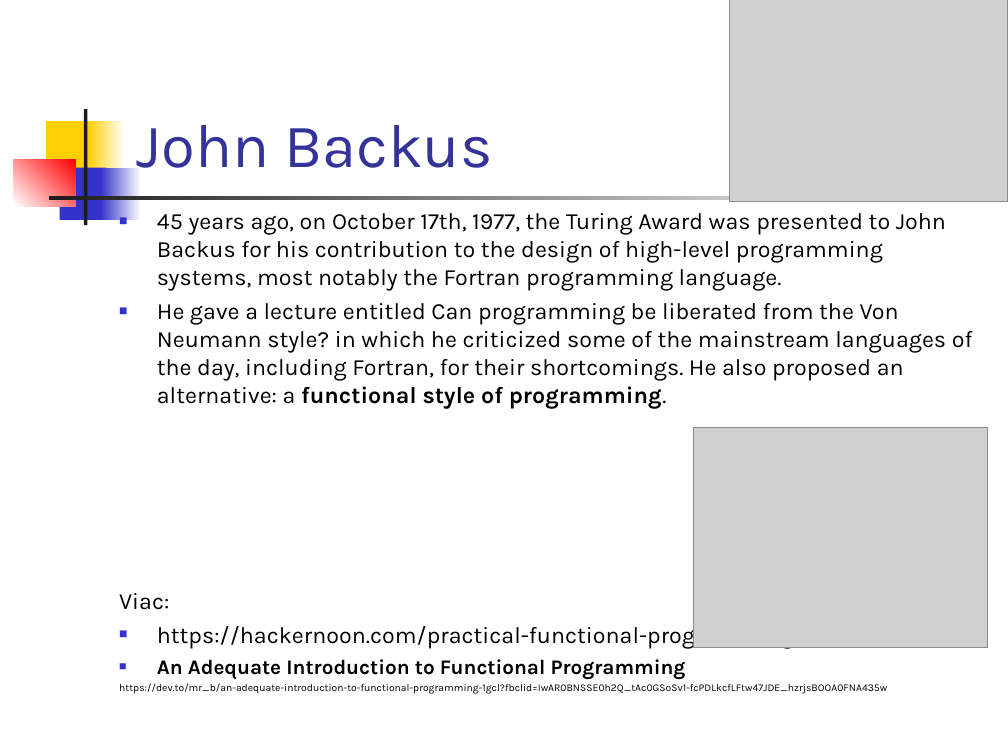
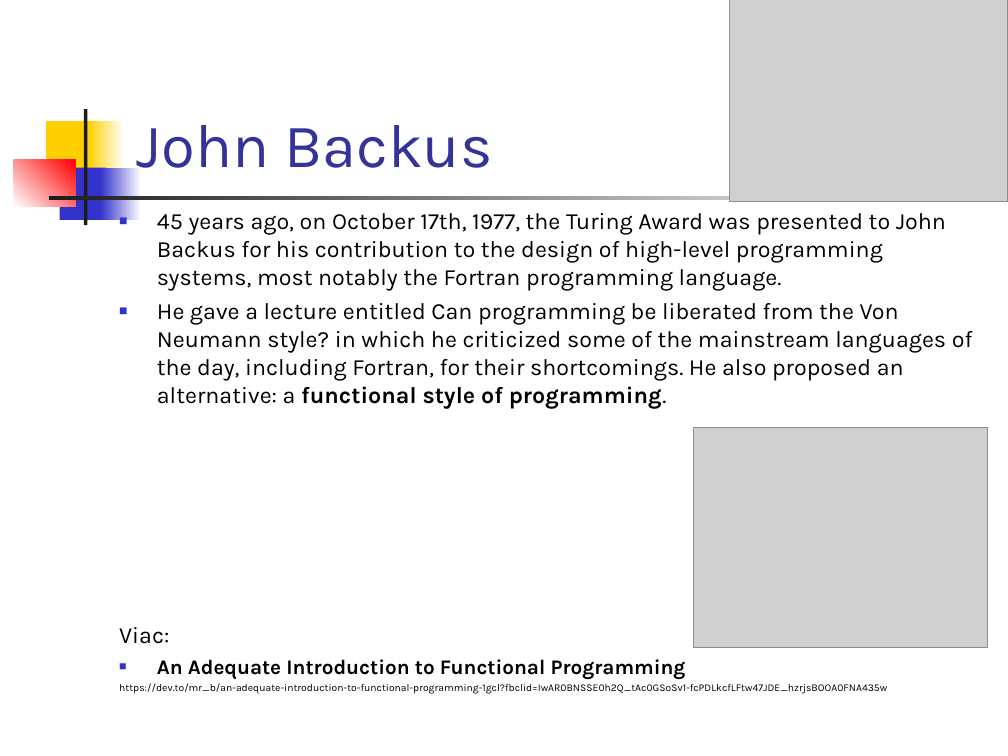
Before and after one commit to paradigmy/Prednasky, a slide deck: slide 6 of 06/funkcionalne1.ppt. Drawn at 1008x756 pixels with LibreOffice and Linux fonts; fonts in the diff are those of the drawing; grey boxes stand for pictures. Boxes give left, top, right and bottom in pixels: in the first picture for what was removed or moved away, otherwise in the second. Text is boxed around its words. In the diff, an @@ line names an element or a change of style, - is before the commit and + after.

```diff
--- a/06/funkcionalne1.ppt
+++ b/06/funkcionalne1.ppt
@@ text at [157, 623, 961, 649]: paragraph removed @@
-■ https://hackernoon.com/practical-functional-programming-6d7932abc58b
```
Also in this commit, not shown: 1 other slide changed, 5 other files.
